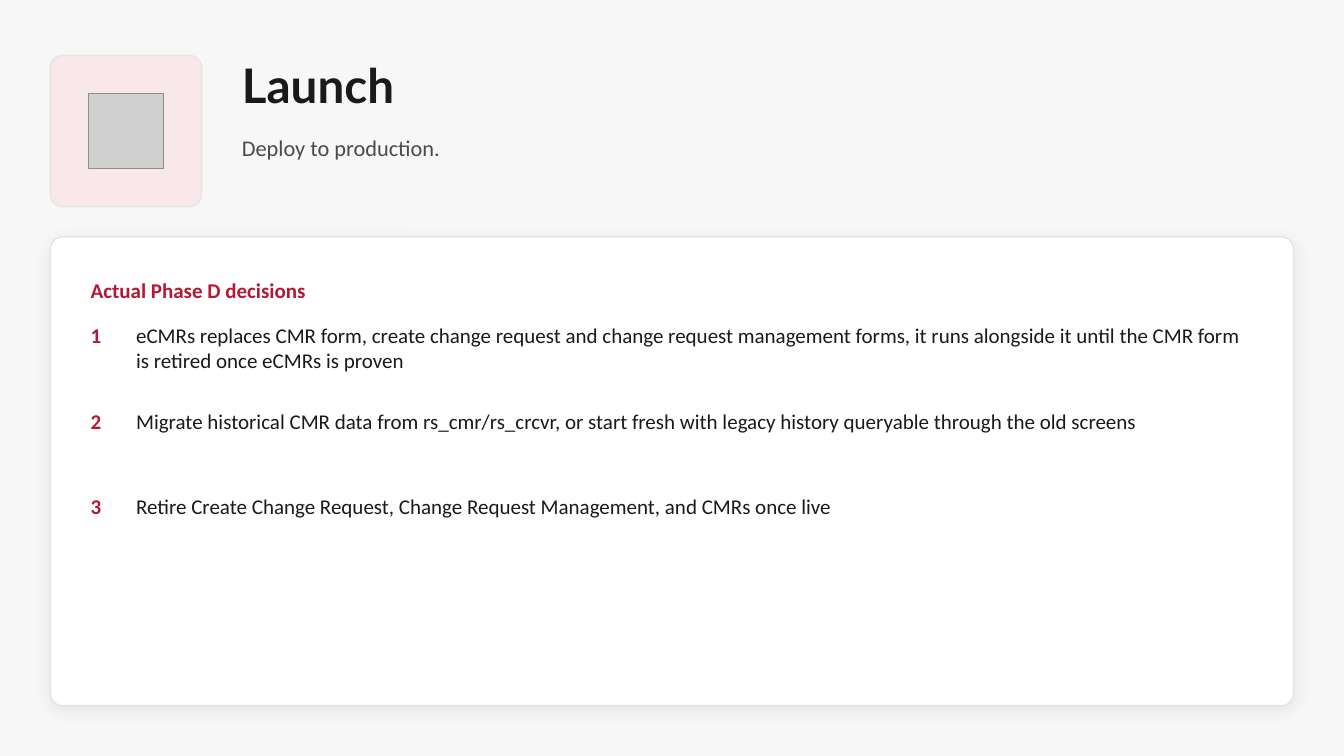
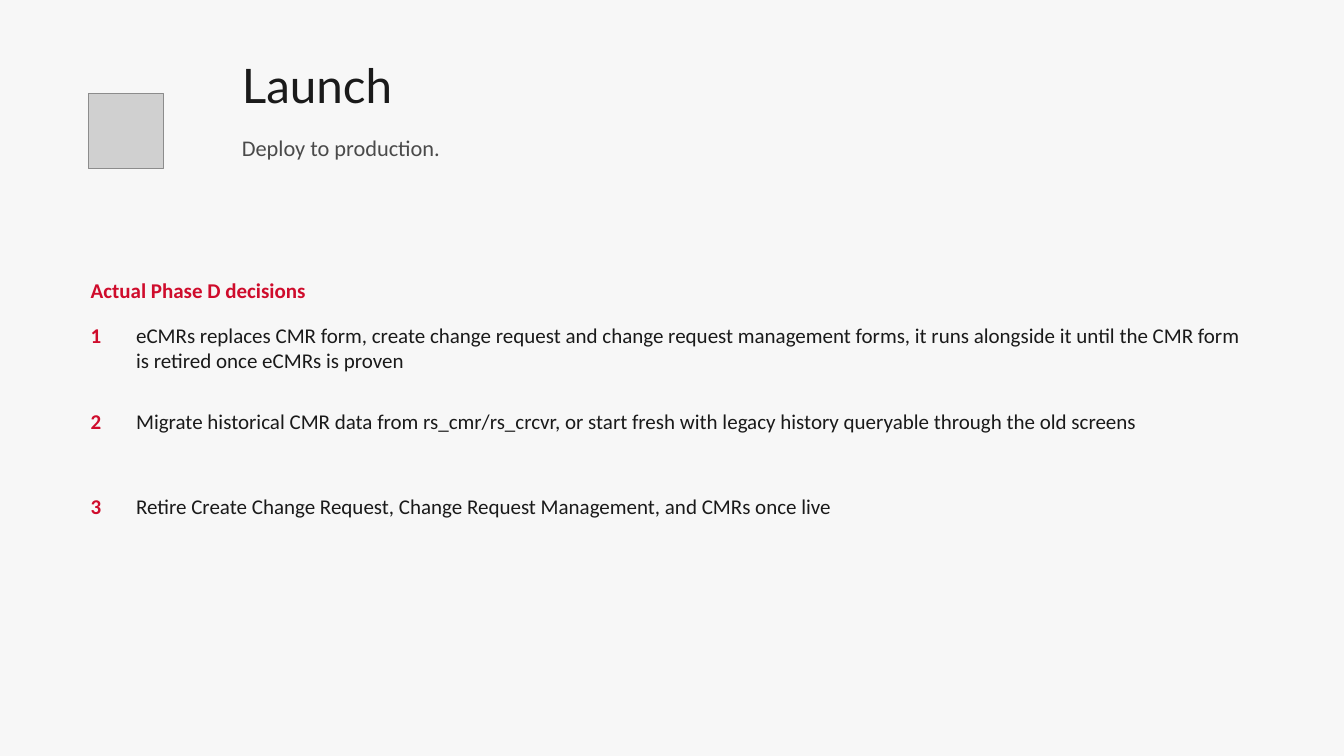
Before and after one commit to Enflite/eCMRs, a slide deck: slide 11 of docs/presentations/eCMRs_plan.pptx. Drawn at 1344x756 pixels with LibreOffice and Linux fonts; fonts in the diff are those of the drawing; grey boxes stand for pictures. Boxes give left, top, right and bottom in pixels: in the first picture for what was removed or moved away, otherwise in the second. Text is boxed around its words. In the diff, an @@ line names an element or a change of style, - is before the commit and + after.

```diff
--- a/docs/presentations/eCMRs_plan.pptx
+++ b/docs/presentations/eCMRs_plan.pptx
@@ rounded rectangle removed at (50, 55, 202, 207) @@
@@ text "Launch" at (242, 68, 392, 104): bold off @@
@@ rounded rectangle removed at (50, 237, 1294, 706) @@
@@ text colour #B41832 to #CF0C2C in 4 elements at (91, 283, 305, 298), (91, 329, 102, 343), (91, 415, 102, 429), (91, 500, 102, 514) @@
```
Also in this commit, not shown: 12 other slides changed, 2 other files.
